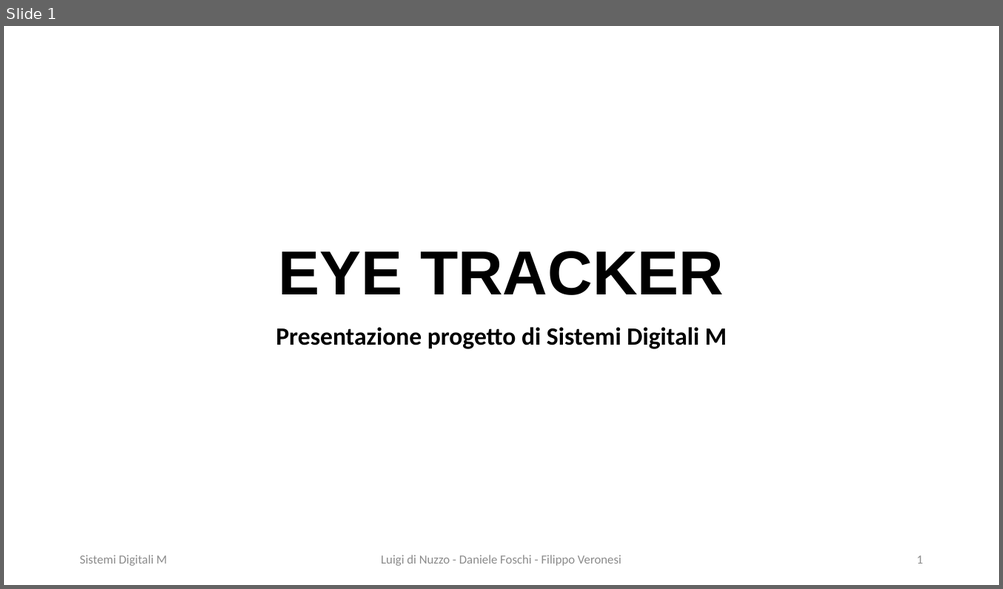
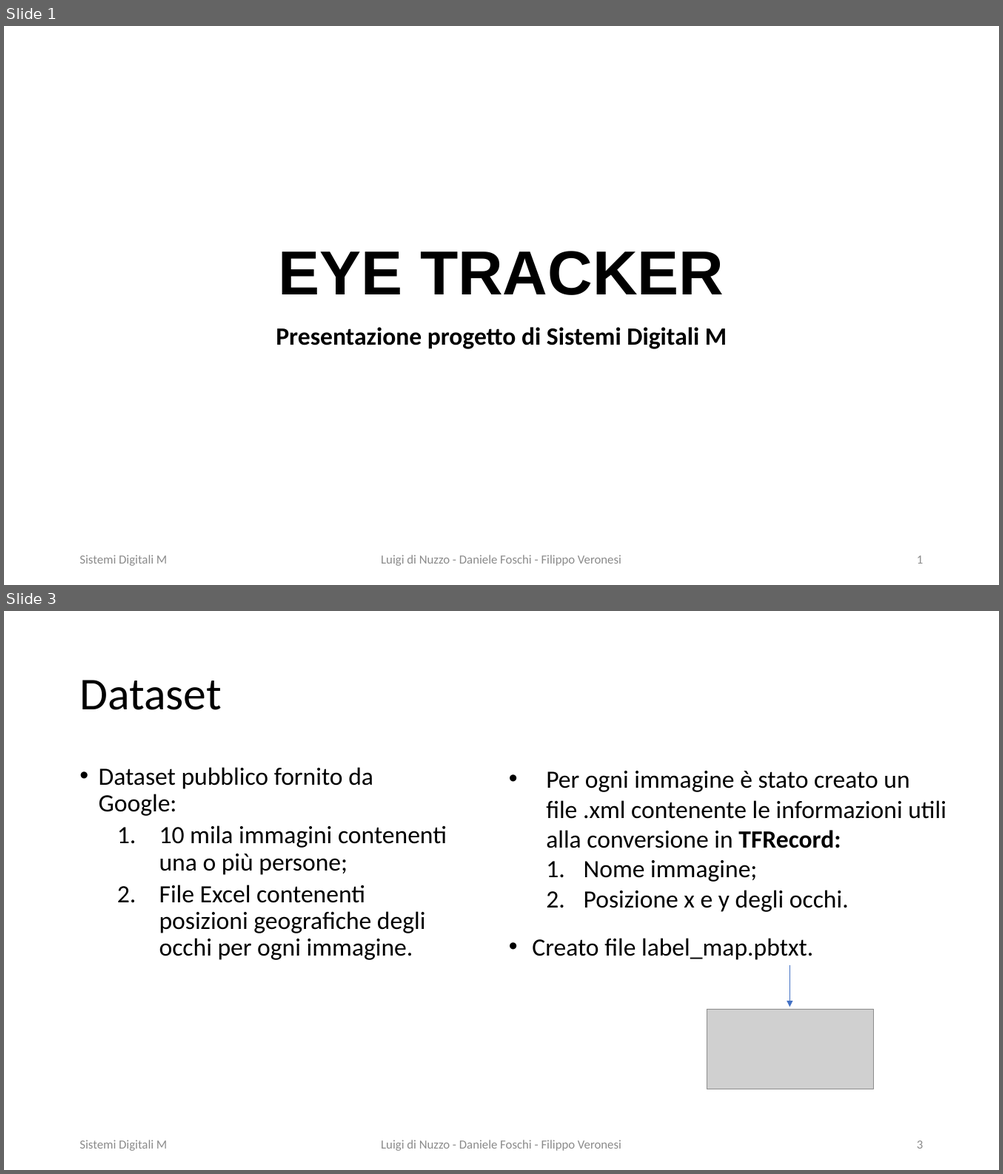
Before and after one commit to DaniDF/eye_pupil_tracker, a slide deck: Report/PresentazionePpt/EyeTracker.pptx. Shown one above the other, each under a label of ours: slide 1 before the commit, slides 1 and 3 after it; the slides between them are not shown. The pictures are 1003x589 and 1003x1174 pixels, drawn with LibreOffice and Linux fonts; fonts in the diff are those of the drawing; grey boxes stand for pictures. Boxes give left, top, right and bottom in pixels: in the first picture for what was removed or moved away, otherwise in the second. Text is boxed around its words. In the diff, an @@ line names an element or a change of style, - is before the commit and + after.

```diff
--- a/Report/PresentazionePpt/EyeTracker.pptx
+++ b/Report/PresentazionePpt/EyeTracker.pptx
@@ slide 3 added at <box>4,611,999,1170</box>, background #FFFFFF @@
@@ title added at <box>79,680,221,710</box>, 44 pt, text #000000 @@
+Dataset
@@ text added at <box>99,767,447,960</box>, 24 pt, text #000000 @@
+• Dataset pubblico fornito da Google:
+  1. 10 mila immagini contenenti una o più persone;
+  2. File Excel contenenti posizioni geografiche degli occhi per ogni immagine.
@@ text added at <box>546,771,946,912</box>, 24 pt, text #000000 @@
+• Per ogni immagine è stato creato un file .xml contenente le informazioni utili alla conversione in TFRecord:
+  1. Nome immagine;
+  2. Posizione x e y degli occhi.
@@ text added at <box>532,938,813,960</box>, 24 pt, text #000000 @@
+• Creato file label_map.pbtxt.
@@ arrow added from (790, 965) to (790, 1007), #4472C4 0.5 pt @@
@@ picture added at <box>707,1009,874,1090</box> @@
@@ text added at <box>79,1140,167,1151</box>, 12 pt, text #8C8C8C @@
+Sistemi Digitali M
@@ text added at <box>381,1140,621,1151</box>, 12 pt, text #8C8C8C @@
+Luigi di Nuzzo - Daniele Foschi - Filippo Veronesi
@@ page number added at <box>916,1141,922,1149</box>, 12 pt, text #8C8C8C @@
+3
```
Also in this commit, not shown: 9 slides changed, 1 other slide added, 1 other file.
